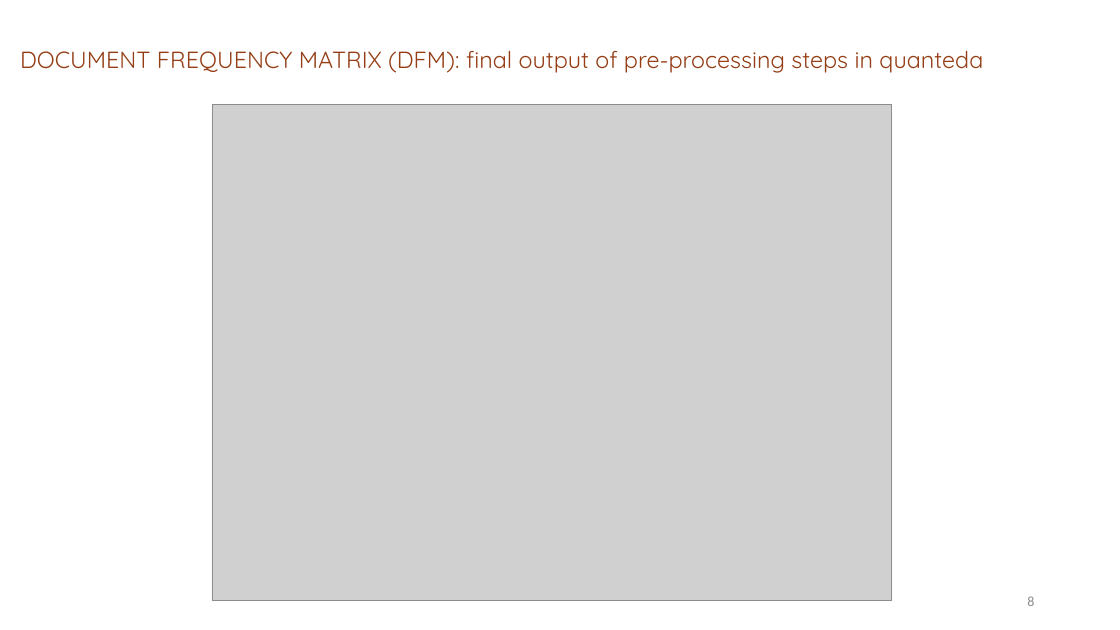
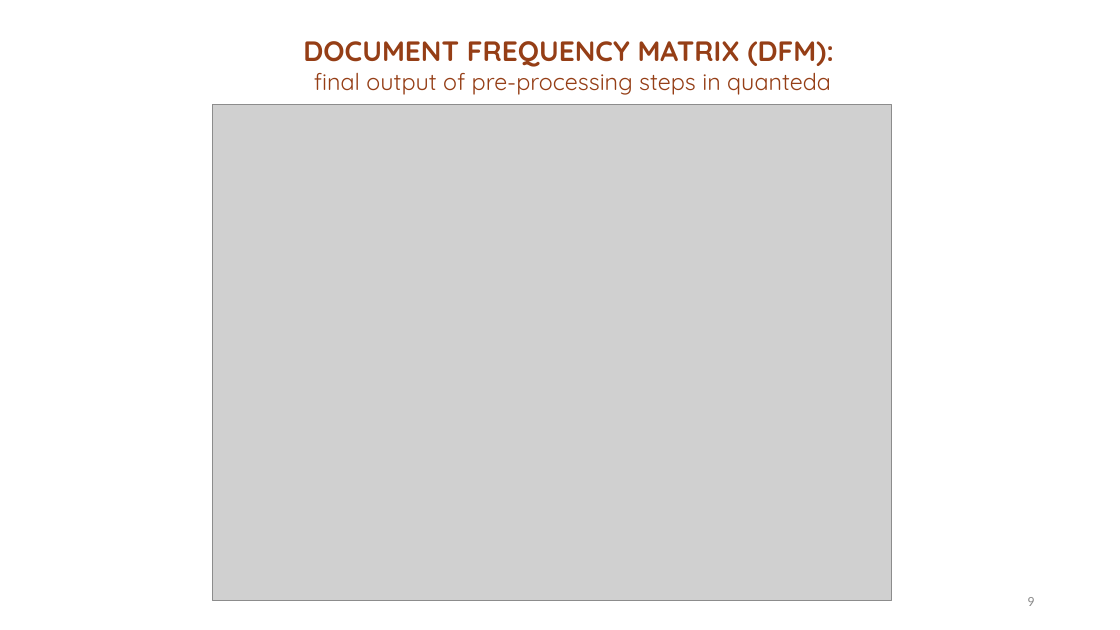
Before and after one commit to Watts-College/paf-514-template, a slide deck: slide 9 of lectures/text-analysis.pptx (slide 8 before the commit). Drawn at 1120x630 pixels with LibreOffice and Linux fonts; fonts in the diff are those of the drawing; grey boxes stand for pictures. Boxes give left, top, right and bottom in pixels: in the first picture for what was removed or moved away, otherwise in the second. Text is boxed around its words. In the diff, an @@ line names an element or a change of style, - is before the commit and + after.

Commit message:
add text analysis slides

```diff
--- a/lectures/text-analysis.pptx
+++ b/lectures/text-analysis.pptx
@@ text "DOCUMENT FREQUENCY MATRIX (DFM): final ...": place and size @@
-text "DOCUMENT FREQUENCY MATRIX (DFM): final ..." at <box>20,50,983,73</box>
+text "DOCUMENT FREQUENCY MATRIX (DFM): final ..." at <box>303,41,834,95</box>
@@ text "DOCUMENT FREQUENCY MATRIX (DFM): final ..." at <box>303,41,834,95</box>: size 20 to 24 pt, bold on in "DOCUMENT FREQUENCY MATRIX (DFM):"; alignment left to centre; line spacing 2 to 1 @@
@@ page number at <box>1027,597,1034,606</box>: text changed @@
-8
+9
```
Also in this commit, not shown: 4 other slides changed, 1 slide added, 1 slide removed, 2 other files.
